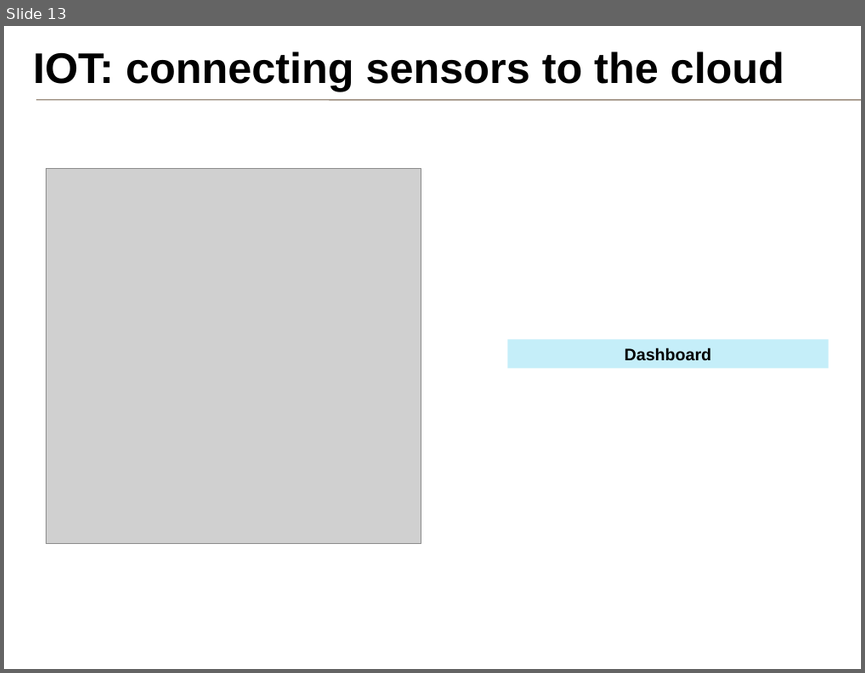
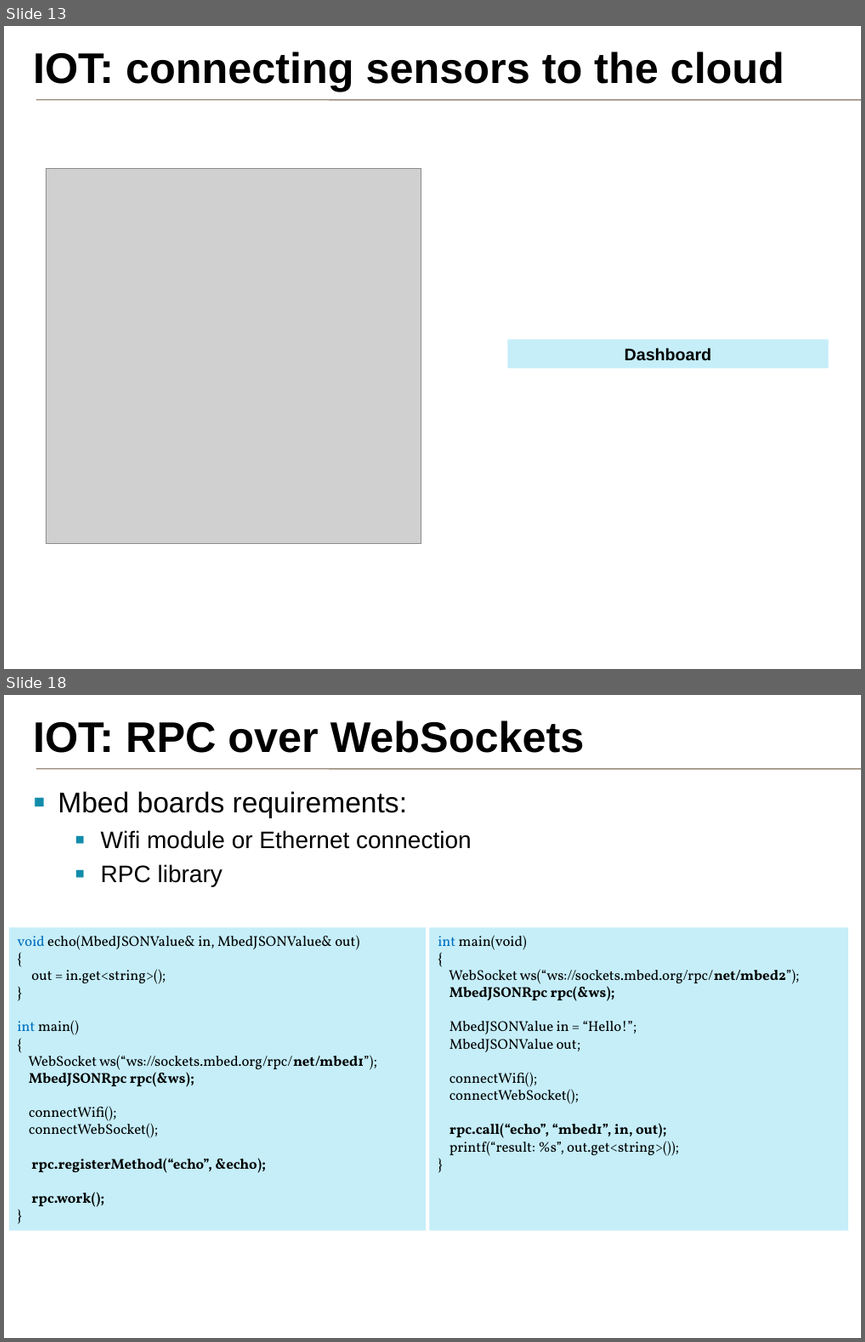
Before and after one commit to samux/ARM-internship-report, a slide deck: presentation_en/pres.pptx. Shown one above the other, each under a label of ours: slide 13 before the commit, slides 13 and 18 after it; the slides between them are not shown. The pictures are 865x673 and 865x1342 pixels, drawn with LibreOffice and Linux fonts; fonts in the diff are those of the drawing; grey boxes stand for pictures; background and template pictures are left out. Boxes give left, top, right and bottom in pixels: in the first picture for what was removed or moved away, otherwise in the second. Text is boxed around its words. In the diff, an @@ line names an element or a change of style, - is before the commit and + after.

```diff
--- a/presentation_en/pres.pptx
+++ b/presentation_en/pres.pptx
@@ slide 18 added at <box>4,695,861,1338</box>, background #FFFFFF; not listed: 2 template elements that a slide beside it also shows @@
@@ title added at <box>33,721,585,753</box>, 36 pt, text #000000, bold @@
+IOT: RPC over WebSockets
@@ text added at <box>58,791,472,887</box>, 20 pt, text #000000 @@
+▪ Mbed boards requirements:
+  ▪ Wifi module or Ethernet connection
+  ▪ RPC library
@@ rectangle added at <box>9,927,426,1230</box>, fill #C5EEF9, 12 pt, text #000000 @@
+void echo(MbedJSONValue& in, MbedJSONValue& out)
+{
+out = in.get<string>();
+}
+int main()
+{
+WebSocket ws(“ws://sockets.mbed.org/rpc/net/mbed1”);
+MbedJSONRpc rpc(&ws);
+connectWifi();
+connectWebSocket();
+rpc.registerMethod(“echo”, &echo);
+rpc.work();
+}
@@ rectangle added at <box>430,927,849,1230</box>, fill #C5EEF9, 12 pt, text #000000 @@
+int main(void)
+{
+WebSocket ws(“ws://sockets.mbed.org/rpc/net/mbed2”);
+MbedJSONRpc rpc(&ws);
+MbedJSONValue in = “Hello!”;
+MbedJSONValue out;
+connectWifi();
+connectWebSocket();
+rpc.call(“echo”, “mbed1”, in, out);
+printf(“result: %s”, out.get<string>());
+}
```
Also in this commit, not shown: 3 slides changed, 4 other slides added.
